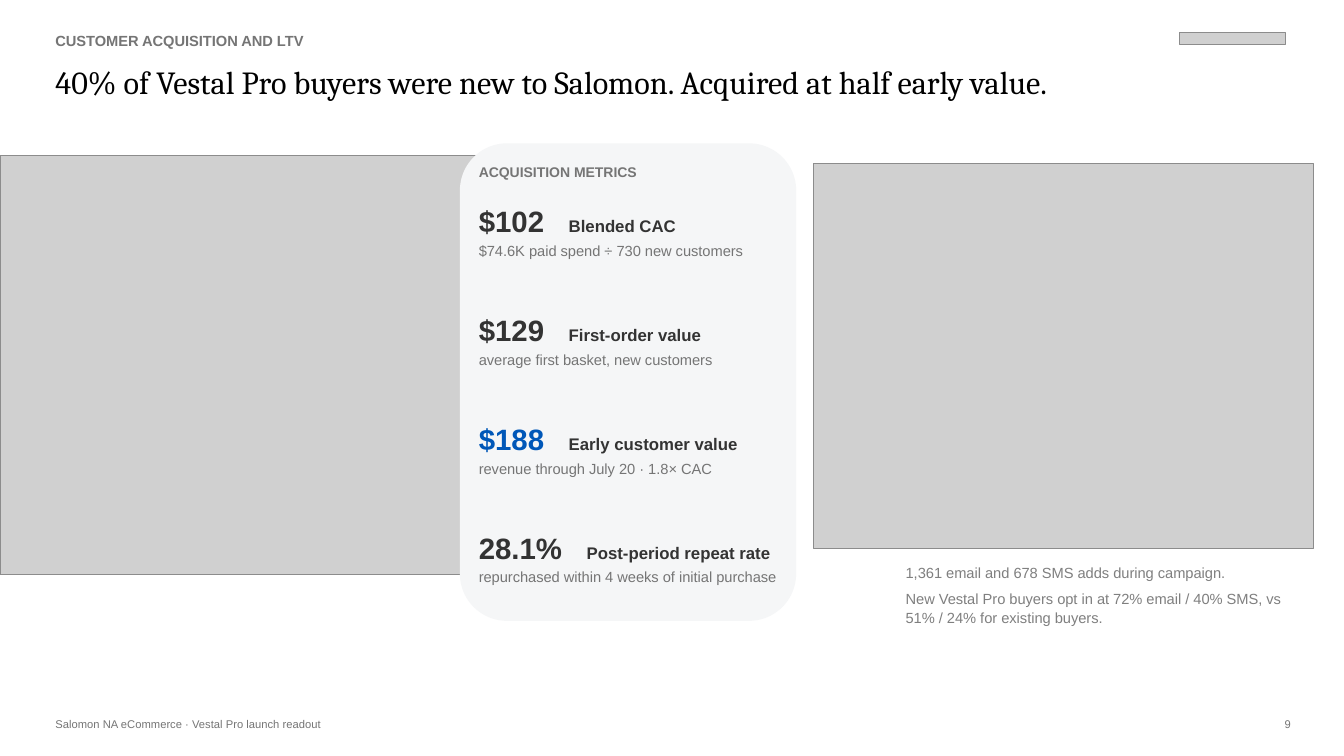
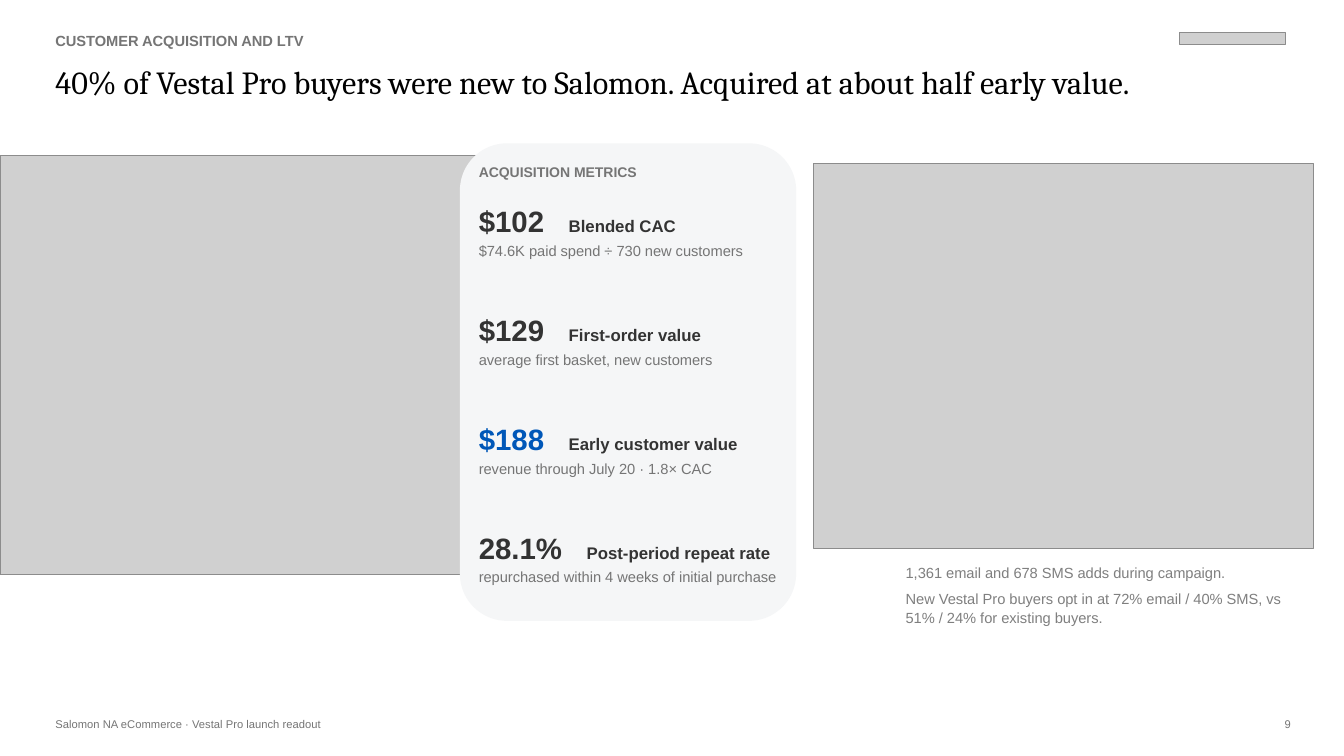
Before and after one commit to andersone17/salomon_case, a slide deck: slide 9 of deliverables/VestalPro_Campaign_Readout_iter2.pptx. Drawn at 1344x756 pixels with LibreOffice and Linux fonts; fonts in the diff are those of the drawing; grey boxes stand for pictures. Boxes give left, top, right and bottom in pixels: in the first picture for what was removed or moved away, otherwise in the second. Text is boxed around its words. In the diff, an @@ line names an element or a change of style, - is before the commit and + after.

```diff
--- a/deliverables/VestalPro_Campaign_Readout_iter2.pptx
+++ b/deliverables/VestalPro_Campaign_Readout_iter2.pptx
@@ text at [55, 71, 1130, 101]: text changed @@
-40% of Vestal Pro buyers were new to Salomon. Acquired at half early value.
+40% of Vestal Pro buyers were new to Salomon. Acquired at about half early value.
```
Also in this commit, not shown: 7 other slides changed, 40 other files.
